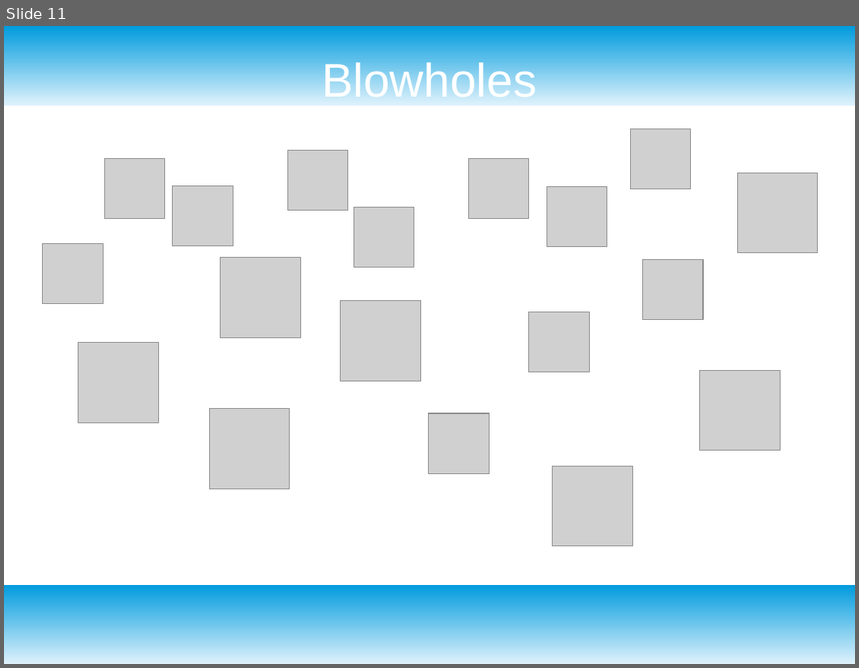
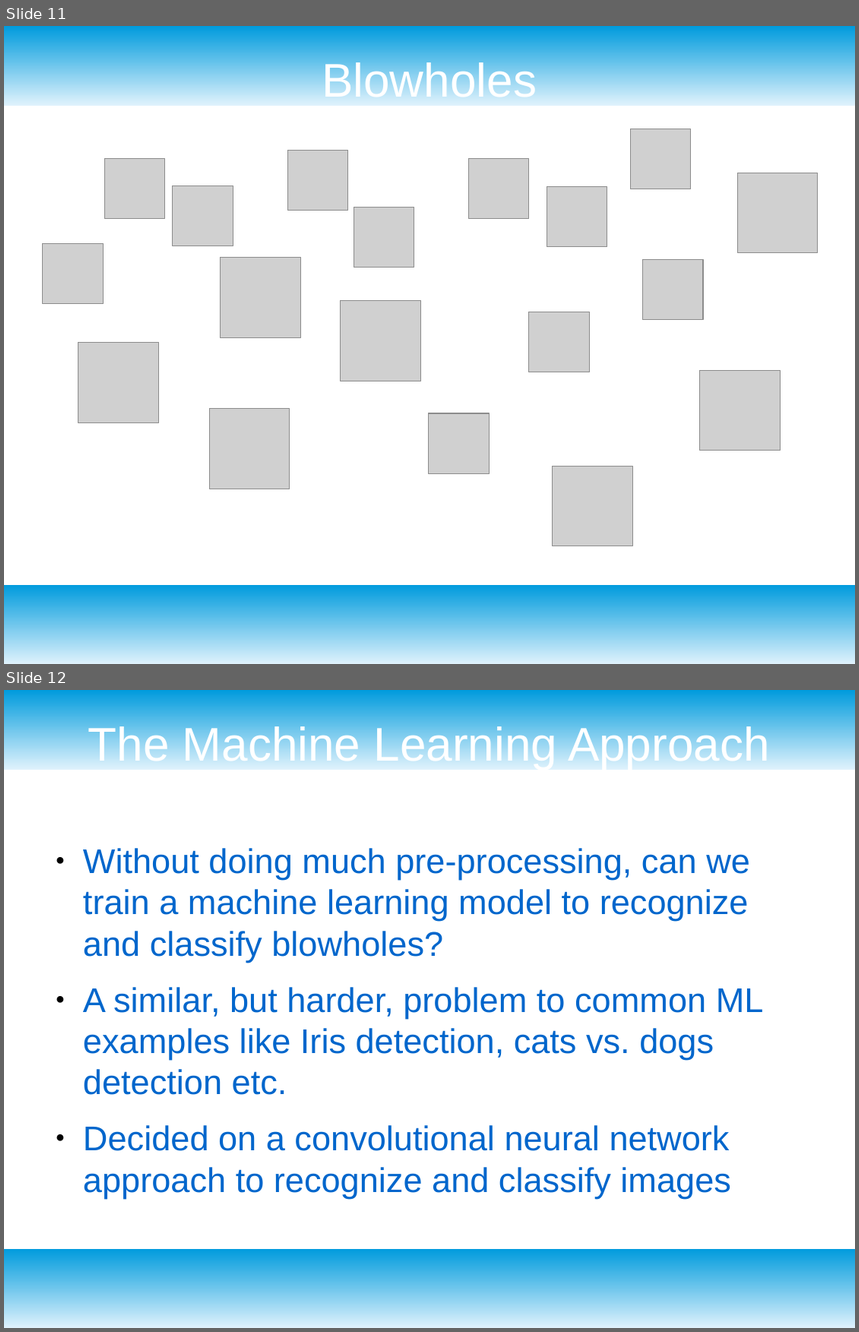
Before and after one commit to hackforthesea/whalematch, a slide deck: presentation.odp. Shown one above the other, each under a label of ours: slide 11 before the commit, slides 11 and 12 after it. The pictures are 859x668 and 859x1332 pixels, drawn with LibreOffice and Linux fonts; fonts in the diff are those of the drawing; grey boxes stand for pictures. Boxes give left, top, right and bottom in pixels: in the first picture for what was removed or moved away, otherwise in the second. Text is boxed around its words. In the diff, an @@ line names an element or a change of style, - is before the commit and + after.

```diff
--- a/presentation.odp
+++ b/presentation.odp
@@ slide 12 added at (4,690,855,1328), background #FFFFFF; not listed: 2 template elements that a slide beside it also shows @@
@@ title added at (88,723,770,770), 44 pt, text #FFFFFF @@
+The Machine Learning Approach
@@ text added at (83,848,764,1198), 32 pt, text #0066CC @@
+● Without doing much pre-processing, can we train a machine learning model to recognize and classify blowholes?
+● A similar, but harder, problem to common ML examples like Iris detection, cats vs. dogs detection etc.
+● Decided on a convolutional neural network approach to recognize and classify images
```
Also in this commit, not shown: 4 slides changed, 4 other slides added, 1 other file.
